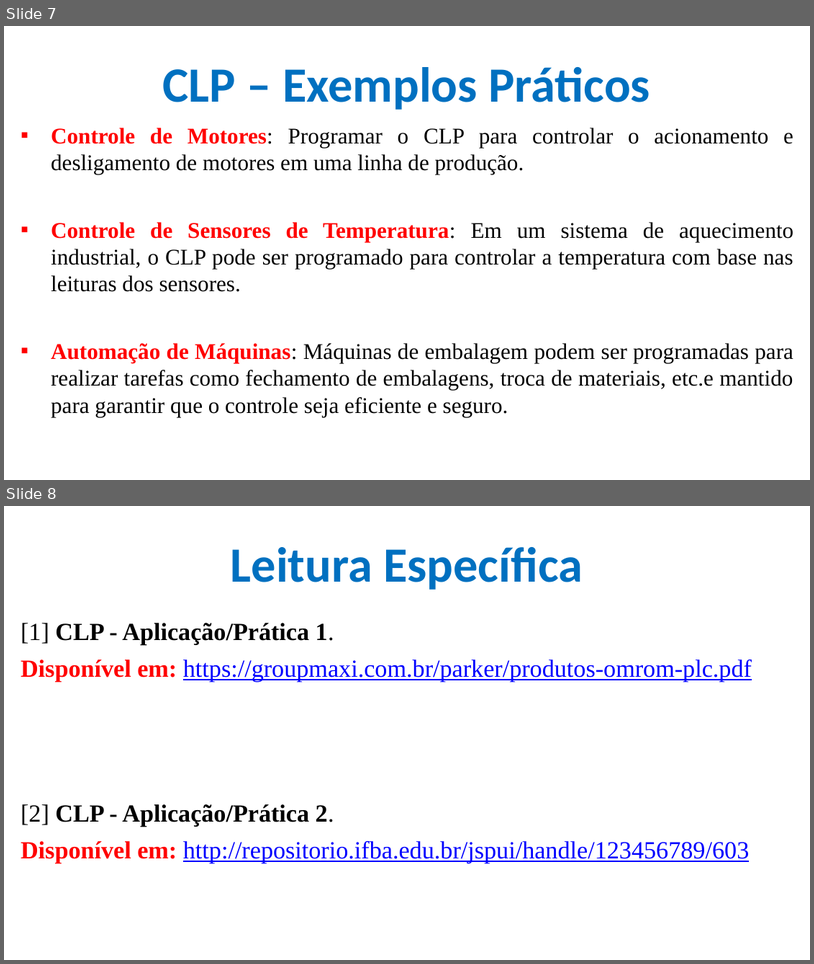
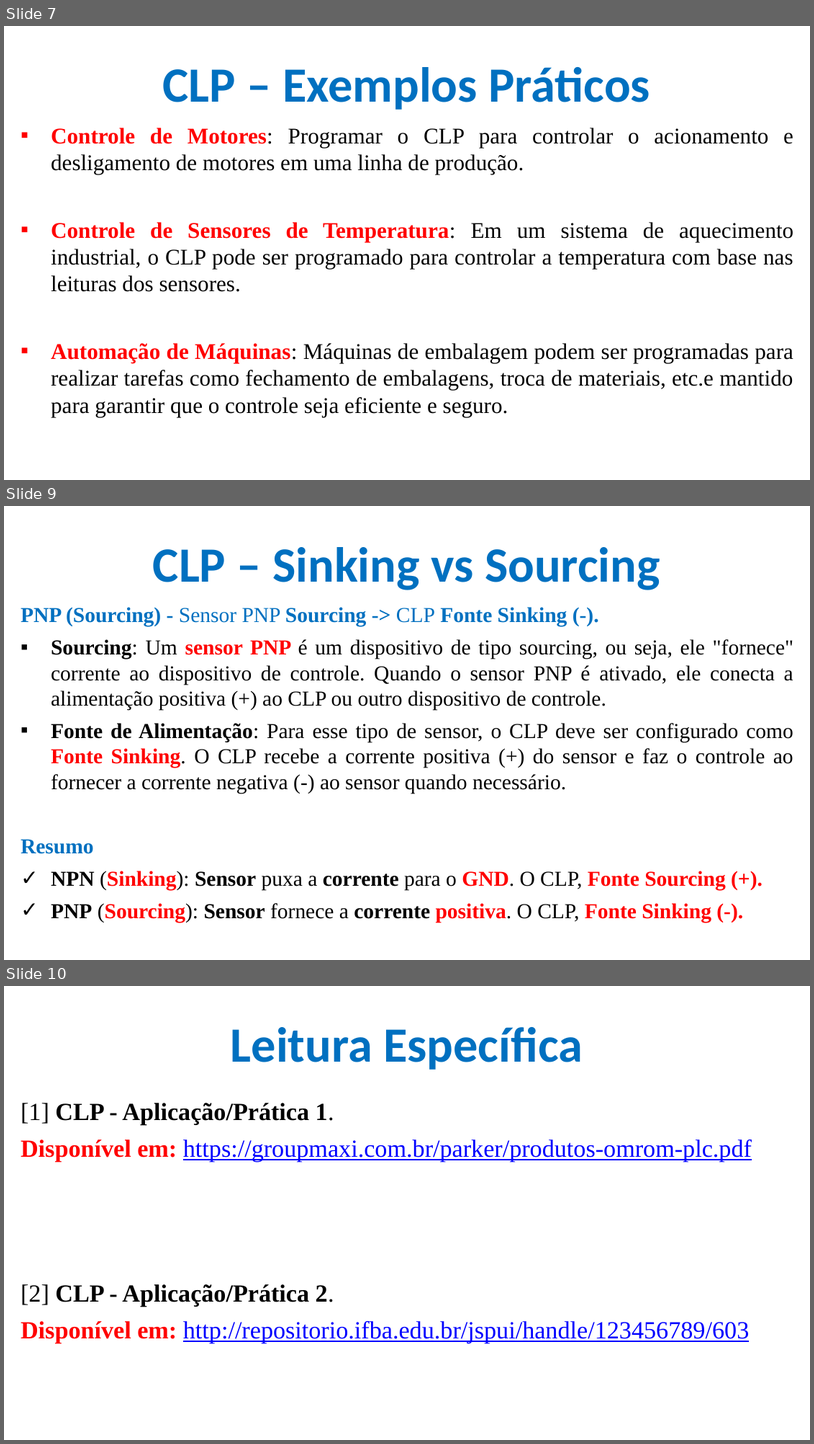
Before and after one commit to CloudEducationBrazil/WydenUniRuyControladoresLogicosProgCLP, a slide deck: 01 Classes/Aula5 - CLP - Programação - Ling LADER Aplicações e Prática.pptx. Shown one above the other, each under a label of ours: slides 7 and 8 before the commit, slides 7, 9 and 10 after it; the slides between them are not shown. The pictures are 814x964 and 814x1444 pixels, drawn with LibreOffice and Linux fonts; fonts in the diff are those of the drawing; background and template pictures are left out. Boxes give left, top, right and bottom in pixels: in the first picture for what was removed or moved away, otherwise in the second. Text is boxed around its words. In the diff, an @@ line names an element or a change of style, - is before the commit and + after.

```diff
--- a/01 Classes/Aula5 - CLP - Programação - Ling LADER Aplicações e Prática.pptx
+++ b/01 Classes/Aula5 - CLP - Programação - Ling LADER Aplicações e Prática.pptx
@@ slide 9 added at [4,506,810,960], background picture (left out) @@
@@ title added at [153,547,661,590], 44 pt, text #0070C0, bold @@
+CLP – Sinking vs Sourcing
@@ text added at [21,607,794,922], 19 pt, text #000000 @@
+PNP (Sourcing) - Sensor PNP Sourcing -> CLP Fonte Sinking (-).
+▪ Sourcing: Um sensor PNP é um dispositivo de tipo sourcing, ou seja, ele "fornece" corrente ao dispositivo de controle. Quando o sensor PNP é ativado, ele conecta a alimentação positiva (+) ao CLP ou outro dispositivo de controle.
+▪ Fonte de Alimentação: Para esse tipo de sensor, o CLP deve ser configurado como Fonte Sinking. O CLP recebe a corrente positiva (+) do sensor e faz o controle ao fornecer a corrente negativa (-) ao sensor quando necessário.
+Resumo
+✓ NPN (Sinking): Sensor puxa a corrente para o GND. O CLP, Fonte Sourcing (+).
+✓ PNP (Sourcing): Sensor fornece a corrente positiva. O CLP, Fonte Sinking (-).
@@ what was slide 8 is now slide 10 @@
```
Also in this commit, not shown: 1 slide changed, 1 other slide added.
